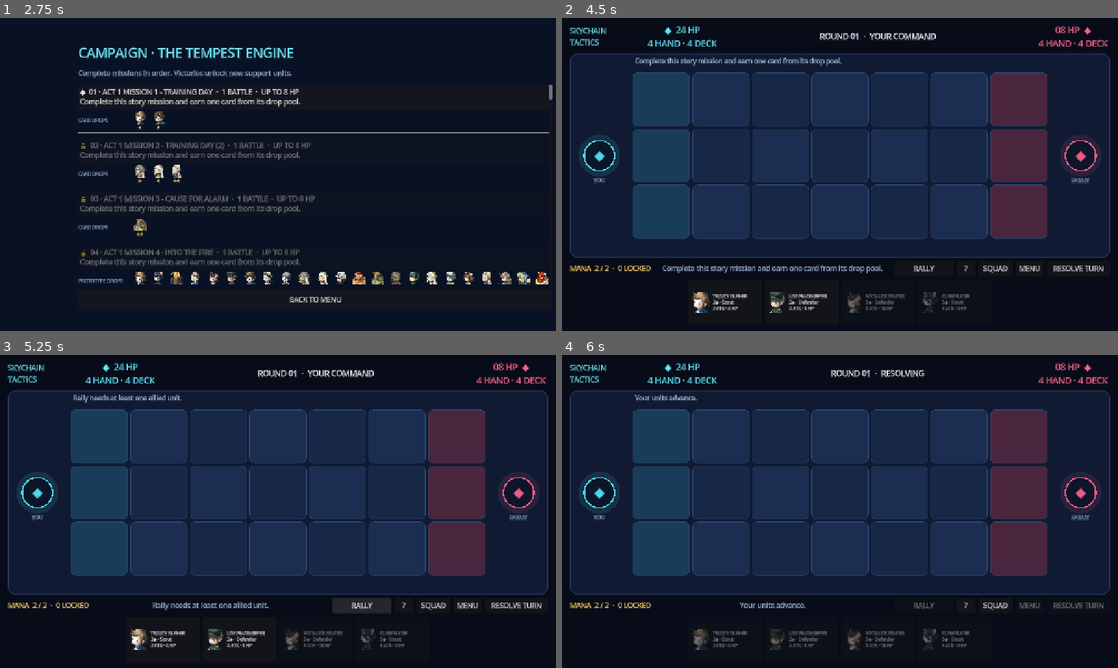
Above: before the commit, frames 1-4 (two rows, left to right).
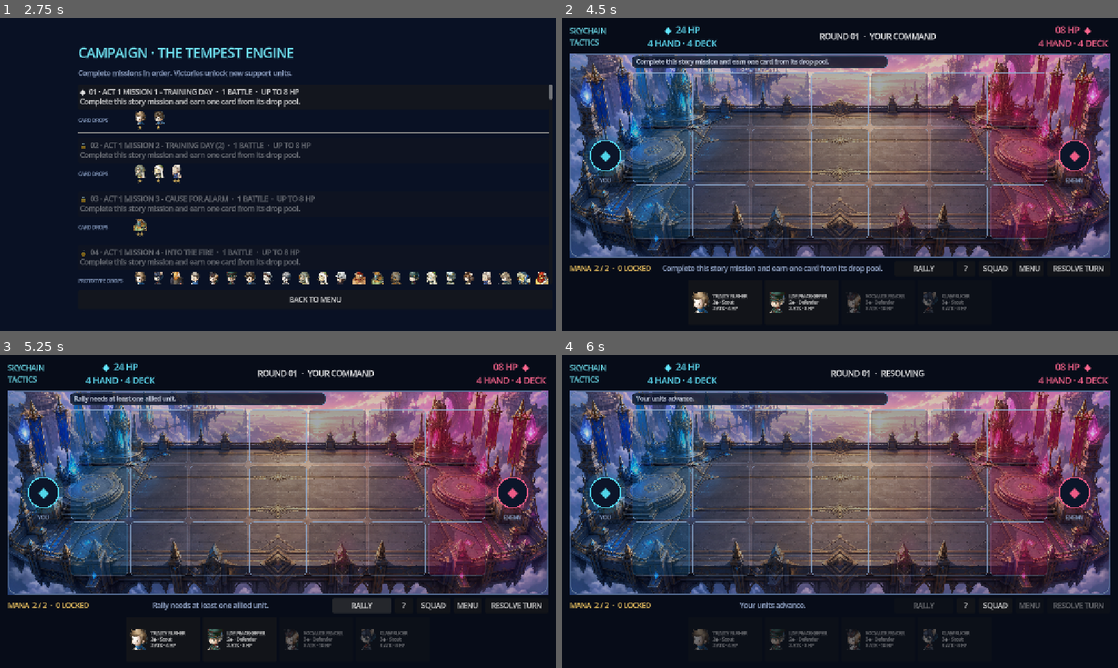
Above: after the commit, the same moments.

Repository: prldd/HeavenStrike
Game: Godot game, scene res://main.tscn
Two runs of this game, one before a commit and one after it. Both use one fixed random seed, a clock stepped at 60 frames per second and the inputs below.
Inputs:
- Up to frame 1 (2.75 s): click "CAMPAIGN" at 0.5 s; click "?" at 1.25 s; click "SQUAD" at 2 s
- Up to frame 2 (4.5 s): click "◆ 01 · ACT 1 MISSION 1 - TRAI…" at 2.75 s; click "START MISSION" at 3.5 s; click "SKIP" at 4.25 s
- Up to frame 3 (5.25 s): click "RALLY" at 5 s
- Up to frame 4 (6 s): click "RESOLVE TURN" at 5.75 s

Frame 1 is identical in both runs. In frame 2, 53% of the frame differs, in the area x 1-99%, y 11-77%; in frame 3, 53%; in frame 4, 53%.

Commit message:
Implemented a new illustrated sky-citadel gameboard closer to the reference’s presentation.

Diff:
--- a/scripts/board_view.gd
+++ b/scripts/board_view.gd
@@ -7,6 +7,7 @@
 const UNIT_SPRITES_3 := preload("res://assets/units/reference-units-013-018.png")
 const UNIT_SPRITES_4 := preload("res://assets/units/reference-units-019-024.png")
 const UNIT_SPRITES_5 := preload("res://assets/units/reference-units-025-030.png")
+const BOARD_BACKGROUND := preload("res://assets/board-sky-citadel.png")
 
 signal deployment_clicked(row: int)
 signal board_cell_clicked(row: int, col: int)
@@ -133,29 +134,39 @@
 
 func _draw() -> void:
 	var panel := Rect2(Vector2.ZERO, size)
-	draw_style_box(_box(Color("#101b33"), Color("#26385f"), 18, 2), panel)
+	draw_texture_rect(BOARD_BACKGROUND, panel, false)
+	draw_rect(panel, Color(0.025, 0.045, 0.09, 0.16))
+	draw_style_box(_box(Color.TRANSPARENT, Color("#536b91"), 18, 2), panel.grow(-1))
 
 	var grid := _grid_rect()
 	for row in ROWS:
 		for col in COLS:
 			var cell_rect := _cell_rect(row, col).grow(-3.0)
-			var base := Color("#172746") if (row + col) % 2 == 0 else Color("#1b2d50")
+			var base := (
+				Color(0.04, 0.09, 0.16, 0.25)
+				if (row + col) % 2 == 0
+				else Color(0.08, 0.12, 0.19, 0.18)
+			)
 			if col == 0:
-				base = Color("#193c59")
+				base = Color(0.04, 0.33, 0.52, 0.30)
 			elif col == COLS - 1:
-				base = Color("#4a263e")
+				base = Color(0.55, 0.08, 0.28, 0.28)
 			if row == hover_row and col == 0 and enabled and not selected_card.is_empty():
-				base = Color("#245f78")
-			draw_style_box(_box(base, Color("#30466f"), 10, 1), cell_rect)
-
+				base = Color(0.08, 0.62, 0.78, 0.42)
+			draw_style_box(_box(base, Color(0.55, 0.67, 0.82, 0.46), 7, 1), cell_rect)
+
+	draw_style_box(
+		_box(Color(0.025, 0.05, 0.11, 0.78), Color(0.43, 0.60, 0.78, 0.55), 8, 1),
+		Rect2(Vector2(142, 6), Vector2(minf(grid.size.x * 0.62, 590), 28))
+	)
 	draw_string(
 		get_theme_default_font(),
-		Vector2(150, 24),
+		Vector2(153, 25),
 		event_text,
 		HORIZONTAL_ALIGNMENT_LEFT,
-		grid.size.x,
-		15,
-		Color("#b9caea")
+		minf(grid.size.x * 0.60, 570),
+		14,
+		Color("#e3edff")
 	)
 
 	var preview_id: int = selected_unit_id if selected_unit_id >= 0 else hover_unit_id
@@ -163,8 +174,8 @@
 	if preview_unit != null:
 		_draw_action_preview(preview_unit)
 
-	_draw_commander(Vector2(68, grid.get_center().y), false)
-	_draw_commander(Vector2(size.x - 68, grid.get_center().y), true)
+	_draw_commander(Vector2(82, grid.get_center().y), false)
+	_draw_commander(Vector2(size.x - 82, grid.get_center().y), true)
 
 	for unit in units:
 		_draw_unit(unit)
Binary file added: assets/board-sky-citadel.png
Not shown, added: assets/board-sky-citadel.png.import
